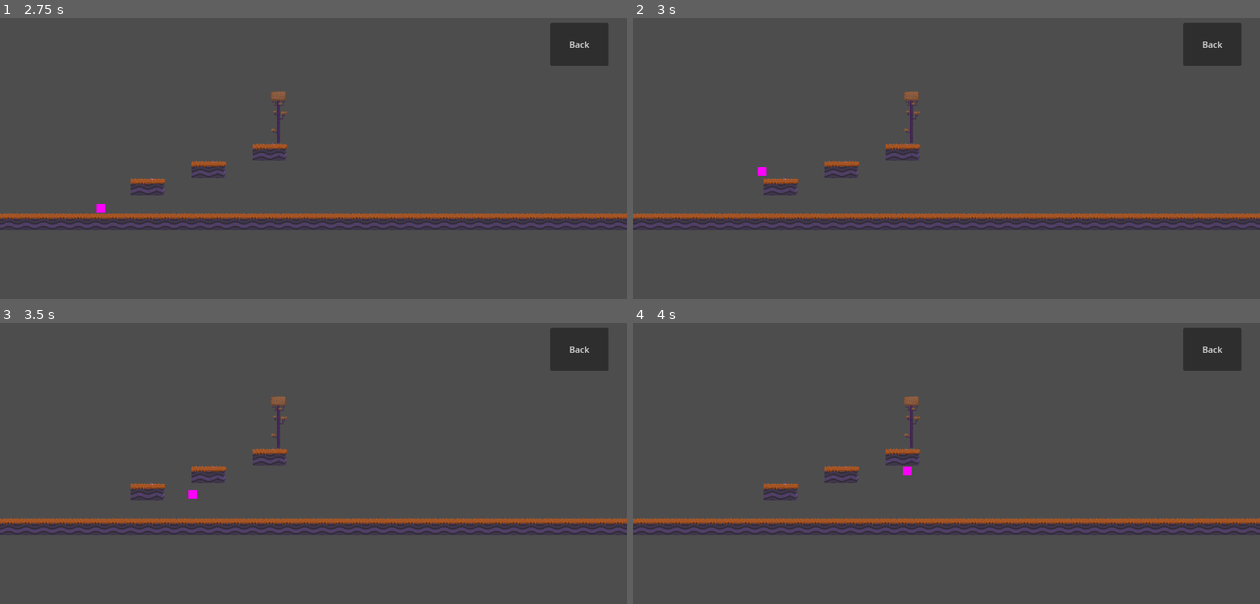
Above: before the commit, frames 1-4 (two rows, left to right).
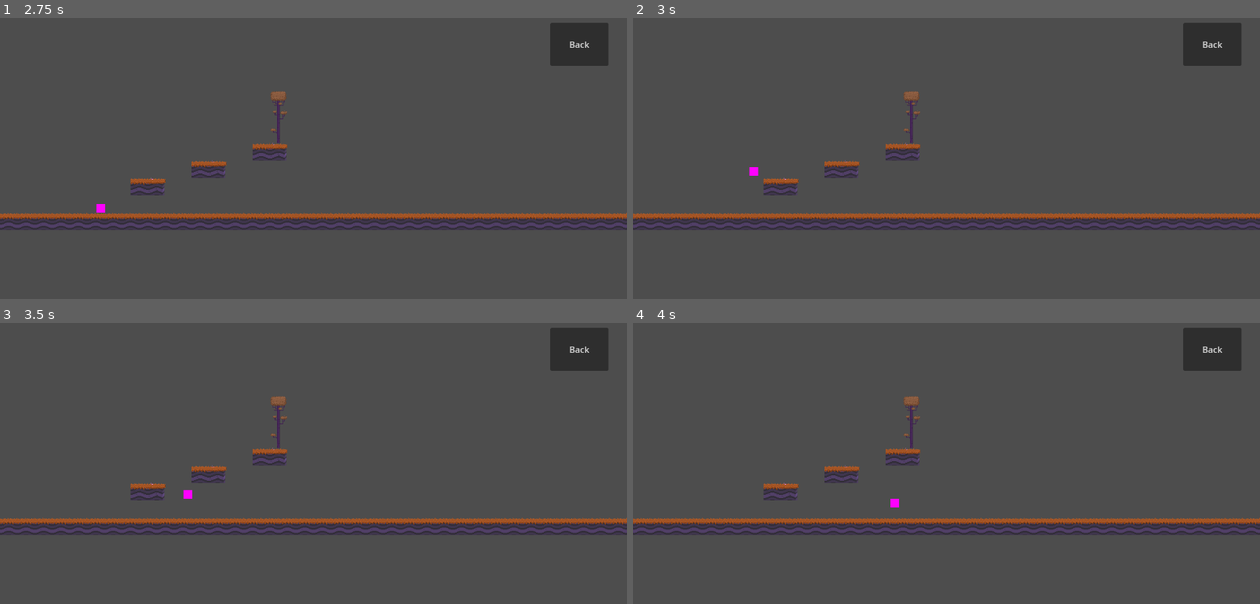
Above: after the commit, the same moments.

Repository: libmld-dev/SuperTestario
Game: Godot game, scene res://scenes/main_menu.tscn
Two runs of this game, one before a commit and one after it. Both use one fixed random seed, a clock stepped at 60 frames per second and the inputs below.
Inputs:
- Up to frame 1 (2.75 s): click "Start" at 0.5 s; click "Back" at 1.25 s; click "Start" at 2 s
- Up to frame 2 (3 s): tap Enter (ui_accept) at 2.75 s; hold Right (ui_right) from 2.78 s (still down); hold Enter (ui_accept) from 2.78 s (still down)
- Up to frame 3 (3.5 s): keep holding Right (ui_right); keep holding Enter (ui_accept)
- Up to frame 4 (4 s): keep holding Right (ui_right); release Enter (ui_accept) at 3.53 s; tap Enter (ui_accept) at 3.6, 3.77 s

Frame 1 is identical in both runs. In frame 2, less than 0.1% of the frame differs, in the area x 18-22%, y 53-57%; in frame 3, less than 0.1%; in frame 4, less than 0.1%.

Commit message:
updated physics

Diff:
--- a/scripts/player_phys.gd
+++ b/scripts/player_phys.gd
@@ -1,6 +1,7 @@
 extends CharacterBody2D
 
 const SPEED = 300.0
+const DAMPING = 30.0
 const JUMP_VELOCITY = -400.0
 
 # Get the gravity from the project settings to be synced with RigidBody nodes.
@@ -12,15 +13,15 @@
 		velocity.y += gravity * delta
 
 	# Handle Jump.
-	if Input.is_action_just_pressed("ui_accept") and is_on_floor():
+	if Input.is_action_pressed("ui_accept") and is_on_floor():
 		velocity.y = JUMP_VELOCITY
 
 	# Get the input direction and handle the movement/deceleration.
 	# As good practice, you should replace UI actions with custom gameplay actions.
 	var direction = Input.get_axis("ui_left", "ui_right")
 	if direction:
-		velocity.x = direction * SPEED
+		velocity.x = move_toward(velocity.x, direction * SPEED, DAMPING)
 	else:
-		velocity.x = move_toward(velocity.x, 0, SPEED)
+		velocity.x = move_toward(velocity.x, 0, DAMPING)
 
 	move_and_slide()
